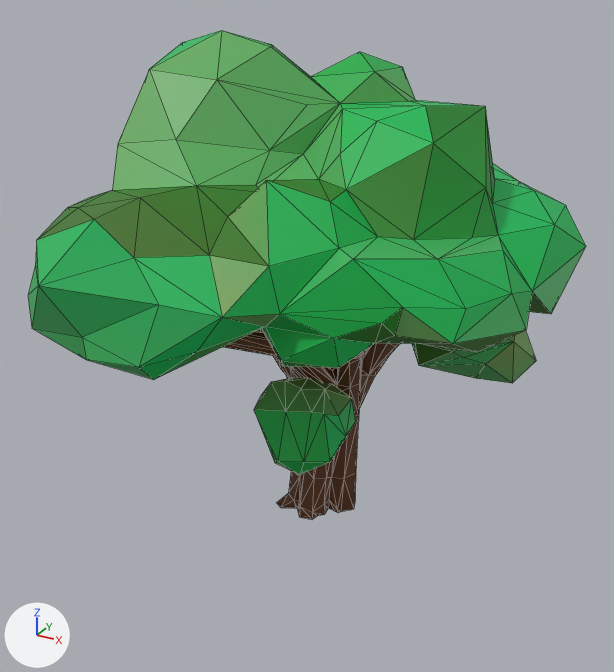
The glTF model web/assets/tree.glb as it was, and as the next commit left it.
The view is the same before and after, from a 50 mm lens placed at (0.672, -1.278, 0.997), pointed at (-0.014, -0.031, 0.373). The axes (+X, +Y, +Z) are drawn at lower left. The lights are the same throughout. The picture after the commit comes second. Mesh edges are drawn as thin lines. Vertices at exactly the same position are counted once.

The first picture shows 'TreeTrimmed'.
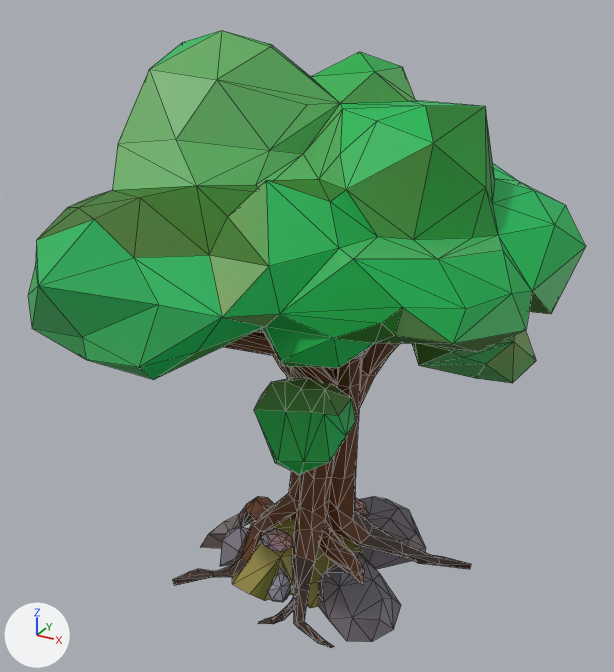
The newer file is also turned or shifted as a whole; pictures and numbers use the older file's frame.

The change, as a list of edits to the scene's bpy script:
```text
Change me_treetrimmed:
    used by ob_treetrimmed; location = (0.0, 0.0, 0.0)
    remove me_treetrimmed.from_pydata(...)  # 791 vertices, 1441 faces; spans x -0.424..0.422, y -0.495..0.443, z 0.0..0.899
    add me_treetrimmed.from_pydata(...)  # 1203 vertices, 2214 faces; spans x -0.424..0.422, y -0.495..0.443, z -0.162..0.899
    me_treetrimmed part 1: 1 vertex moved from x -0.056, y 0.04, z 0.0 to x -0.056, y 0.04, z -0.003; 23 vertices removed from x -0.075..0.071, y -0.068..0.069, z 0.0; 435 vertices added at x -0.245..0.281, y -0.222..0.23, z -0.162..0.022
```

Location of each change, [x1, y1, x2, y2] in pixels of the pictures (614 x 672 px):
'TreeTrimmed', reshaped (26% taller)
    before: [28, 30, 586, 519]
    after: [28, 30, 586, 648]
part 1 of me_treetrimmed, built on
    before: [277, 474, 356, 519]
    after: [172, 474, 471, 648]
